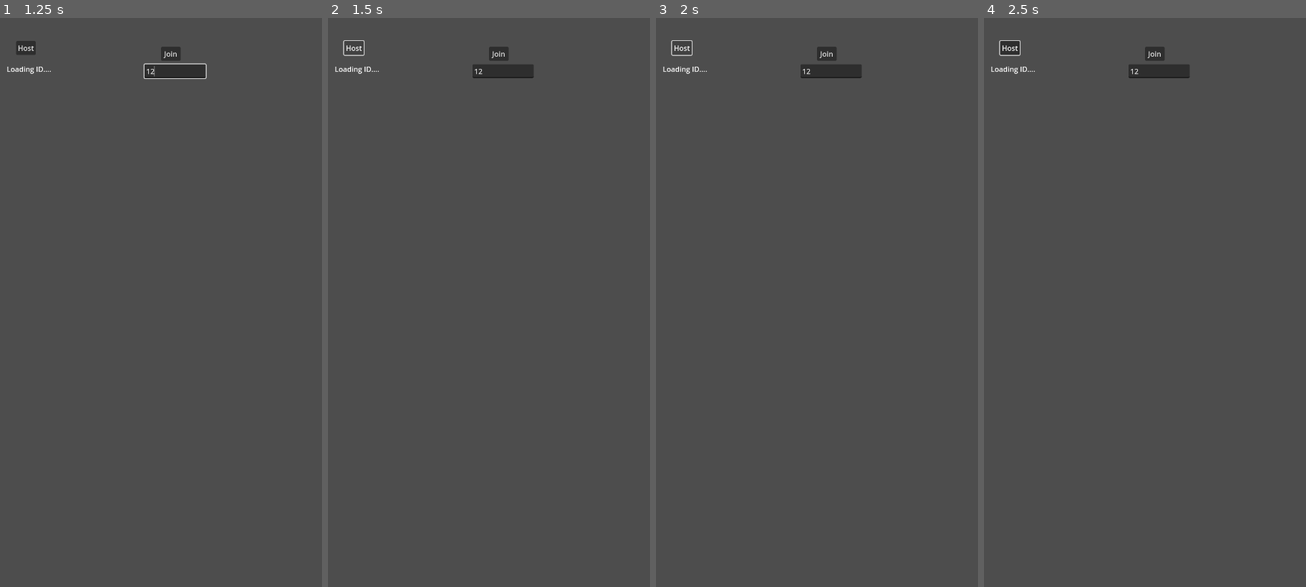
Above: before the commit, frames 1-4 (left to right).
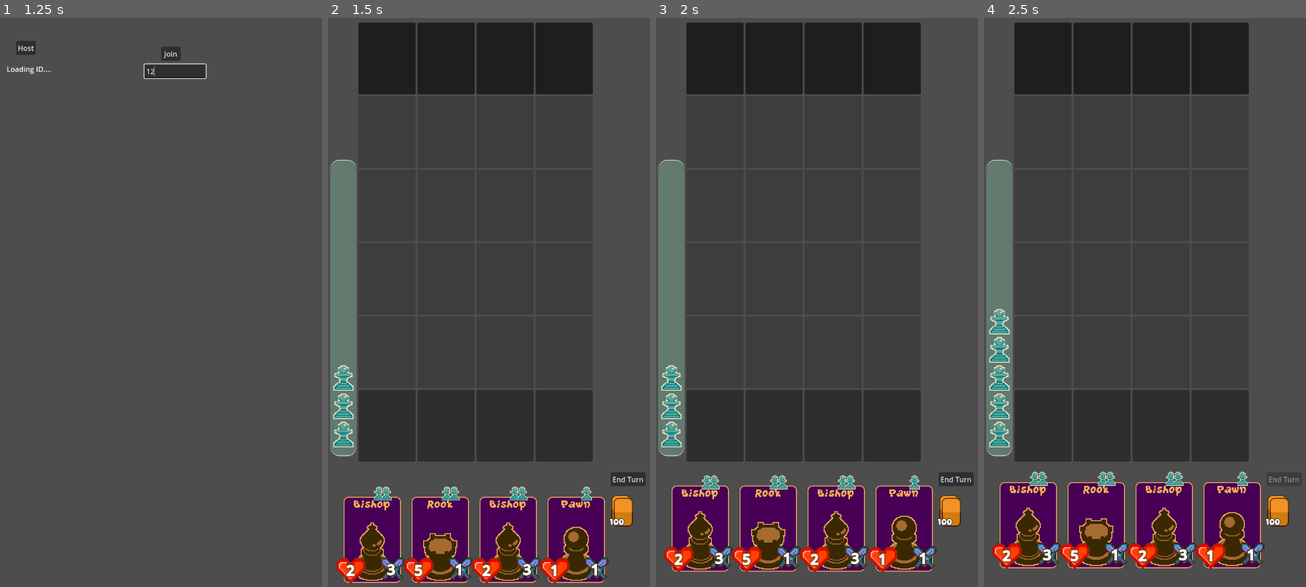
Above: after the commit, the same moments.

Repository: Meansofa/LevelUpJam
Game: Godot game, scene res://main.tscn
Same seed, same stepped clock (60 frames per second), same inputs: the game is played once before the commit and once after it. The engine's default icon, where the game draws it, is replaced by a stand-in: a white triangle on a blue panel in a dark square.
Inputs (mouse positions are in pixels of both pictures, inside the frame that each line leads up to):
- Up to frame 1 (1.25 s): click (173, 69) at 0.52 s; type "12" at 0.6 s
- Up to frame 2 (1.5 s): click "Host" at 1.25 s
- Up to frame 3 (2 s): no input
- Up to frame 4 (2.5 s): click (1283, 478) at 2 s, where only the run after the commit has a clickable "End Turn"

Frame 1 is identical in both runs. In frame 2, 33% of the frame differs, in the area x 0-99%, y 0-100%; in frame 3, 33%; in frame 4, 33%.
Error before the commit: Parse Error: Identifier "NodeTunnelPeer" not declared in the current scope. (res://Script/main.gd:6)

Commit message:
reduced code in Attack in gamplay.gd

Diff:
--- a/Script/card.gd
+++ b/Script/card.gd
@@ -28,26 +28,34 @@
 func change_texture(value : CompressedTexture2D):
 	%pawn_texture.texture_normal = value
 
-func attack_opponent(opponent_square : Area2D, opponent_piece : piece) -> bool:
+func attack_pawn(square : Area2D, pawn : piece) -> bool:
 	z_index = 100
-	animation_player.play("attack_opponent")
+
+	if pawn.team == piece.teams.opponent:
+		animation_player.play("attack_opponent")
+	else:
+		animation_player.play("attack_player")
 	await animation_player.animation_finished
-	animation_player.play_backwards("attack_opponent")
+
+	if pawn.team == piece.teams.opponent:
+		animation_player.play_backwards("attack_opponent")
+	else:
+		animation_player.play_backwards("attack_player")
 	await animation_player.animation_finished
 	z_index = 0
 
-	opponent_square.update_visuals(opponent_piece) #update the health value
+	square.update_visuals(pawn) #update the health value
 
 	return true
-
-func attack_player(player_square : Area2D, player_piece : piece) -> bool:
-	z_index = 100
-	animation_player.play("attack_player")
-	await animation_player.animation_finished
-	animation_player.play_backwards("attack_player")
-	await animation_player.animation_finished
-	z_index = 0
-
-	player_square.update_visuals(player_piece) #update the health value
-
-	return true
+#
+#func attack_player(player_square : Area2D, player_piece : piece) -> bool:
+	#z_index = 100
+	#animation_player.play("attack_player")
+	#await animation_player.animation_finished
+	#animation_player.play_backwards("attack_player")
+	#await animation_player.animation_finished
+	#z_index = 0
+	#
+	#player_square.update_visuals(player_piece) #update the health value
+	#
+	#return true
--- a/Script/elixer.gd
+++ b/Script/elixer.gd
@@ -25,9 +25,9 @@
 func create_new_elixer(elixer_count : int):
 	for count in range(elixer_count - 1):
 		if elixers_parent.get_child_count() >= max_elixer:
-			print("elixers_parent.get_child_count(): ", elixers_parent.get_child_count())
+			#print("elixers_parent.get_child_count(): ", elixers_parent.get_child_count())
 			return
-		print(name, ": create_new_elixer")
+		#print(name, ": create_new_elixer")
 		var textureRect = TextureRect.new()
 		textureRect.expand_mode = TextureRect.EXPAND_FIT_HEIGHT_PROPORTIONAL
 		textureRect.texture = elixer_texture
--- a/Script/game_play.gd
+++ b/Script/game_play.gd
@@ -25,7 +25,7 @@
 
 @rpc("any_peer")
 func who_placed_piece(slot_number : int, card_name : String, player_id):
-	print(player_id, ": placed a piece")
+	#print(player_id, ": placed a piece")
 	var card = get_card_with_name(card_name) #rpc doesn't allow object passed from a function
 
 	if multiplayer.get_unique_id() == player_id: #If you are the player on this networkd
@@ -46,33 +46,28 @@
 	for x in range(rows):
 		for y in range(cols):
 			var pawn = board[x][y]
+
+			var front_piece = null
+			var front_square : Area2D
+			if pawn is piece:
+				if pawn.team  == piece.teams.player:
+					front_piece = board[x - pawn.attack_direction][y]
+					front_square = %Board.get_node("Square" + str(calculate_index(x - pawn.attack_direction, y))) #the node in game corresponding to an index in the board
+				elif pawn.team  == piece.teams.opponent:
+					front_piece = board[x + pawn.attack_direction][y]
+					front_square = %Board.get_node("Square" + str(calculate_index(x + pawn.attack_direction, y))) #the node in game corresponding to an index in the board
+				else:
+					pawn.attack_mode = false
+
 			var square : Area2D = %Board.get_node("Square" + str(calculate_index(x, y))) #the node in game corresponding to an index in the board
-			if pawn is piece and pawn.team  == piece.teams.player:
-				var front_piece = board[x - pawn.attack_direction][y]
-				var front_square : Area2D = %Board.get_node("Square" + str(calculate_index(x - pawn.attack_direction, y))) #the node in game corresponding to an index in the board
-				if front_piece is piece:
-					if front_piece.team == piece.teams.opponent:
-						if pawn.attack_mode:
-							front_piece.health -= pawn.damage
-							square.attack_opponent(front_square, front_piece) #IMPORTANT using await, only this function will wait, other functions will keep on going, so this will get delayed
-							print("front_piece.health: ", front_piece.health)
-						else:
-							pawn.attack_mode = true
-					else:
-						pawn.attack_mode = false
-			elif pawn is piece and pawn.team  == piece.teams.opponent:
-				var front_piece = board[x + pawn.attack_direction][y]
-				var front_square : Area2D = %Board.get_node("Square" + str(calculate_index(x + pawn.attack_direction, y))) #the node in game corresponding to an index in the board
-				if front_piece is piece:
-					if front_piece.team == piece.teams.player:
-						if pawn.attack_mode:
-							front_piece.health -= pawn.damage
-							square.attack_player(front_square, front_piece)#IMPORTANT using await, only this function will wait, other functions will keep on going, so this will get delayed
-							print("front_piece.health: ", front_piece.health)
-						else:
-							pawn.attack_mode = true
-					else:
-						pawn.attack_mode = false
+			if front_piece is piece:
+				if pawn.attack_mode:
+					front_piece.health -= pawn.damage
+					square.attack_pawn(front_square, front_piece) #IMPORTANT using await, only this function will wait, other functions will keep on going, so this will get delayed
+					print("front_piece.health: ", front_piece.health)
+				else:
+					pawn.attack_mode = true
+
 	print(name, "> attack phase finished")
 
 #IMPORTANT-only runs if end turn is pressed---------------------------------------------
@@ -85,15 +80,15 @@
 func who_clicked_end_turn(player_id): #you still need to put it as a parameter of the function
 	if multiplayer.get_unique_id() == player_id: #If you clicked end turn
 		%EndTurn.disabled = true  #disable your end turn so opponent can use end turn
-		print(player_id, ": clicked: ", " %EndTurn.disabled: ", %EndTurn.disabled)
+		#print(player_id, ": clicked: ", " %EndTurn.disabled: ", %EndTurn.disabled)
 	else: #If the player id was the opponent
 		%EndTurn.disabled = false #if opponent clicked end turn it's your turn to click it
-		print(player_id, ": clicked: ", " %EndTurn.disabled: ", %EndTurn.disabled)
+		#print(player_id, ": clicked: ", " %EndTurn.disabled: ", %EndTurn.disabled)
 	player_move() #move the player first
 	opponent_move() #move the opponent's pieces
-	view_board()
 	attack() #simulate attacks
 	update_simulation() #change animation
+	view_board()
 #IMPORTANT----------------------------------------------
 
 @rpc("any_peer")
@@ -165,7 +160,6 @@
 		board.append(row)
 
 func view_board():
-	return
 	print(">>>>>>>>>>>>>>>>>>>>>>>>>>")
 	var player_id = multiplayer.get_unique_id()
 	print(" view_board() player_id: ", player_id)
--- a/main.tscn
+++ b/main.tscn
@@ -1,6 +1,6 @@
 [gd_scene load_steps=4 format=3 uid="uid://1ii02qh8q237"]
 
-[ext_resource type="Script" uid="uid://cnxb5wywldhy3" path="res://Script/main.gd" id="1_h2yge"]
+[ext_resource type="Script" uid="uid://dfnwfg116r5h7" path="res://main_localhost.gd" id="1_h2yge"]
 [ext_resource type="PackedScene" uid="uid://c0qpjsiu58e47" path="res://opponent_scene.tscn" id="3_h2yge"]
 [ext_resource type="PackedScene" uid="uid://cv50k8ineexkg" path="res://game_play.tscn" id="4_1bvp3"]
 
